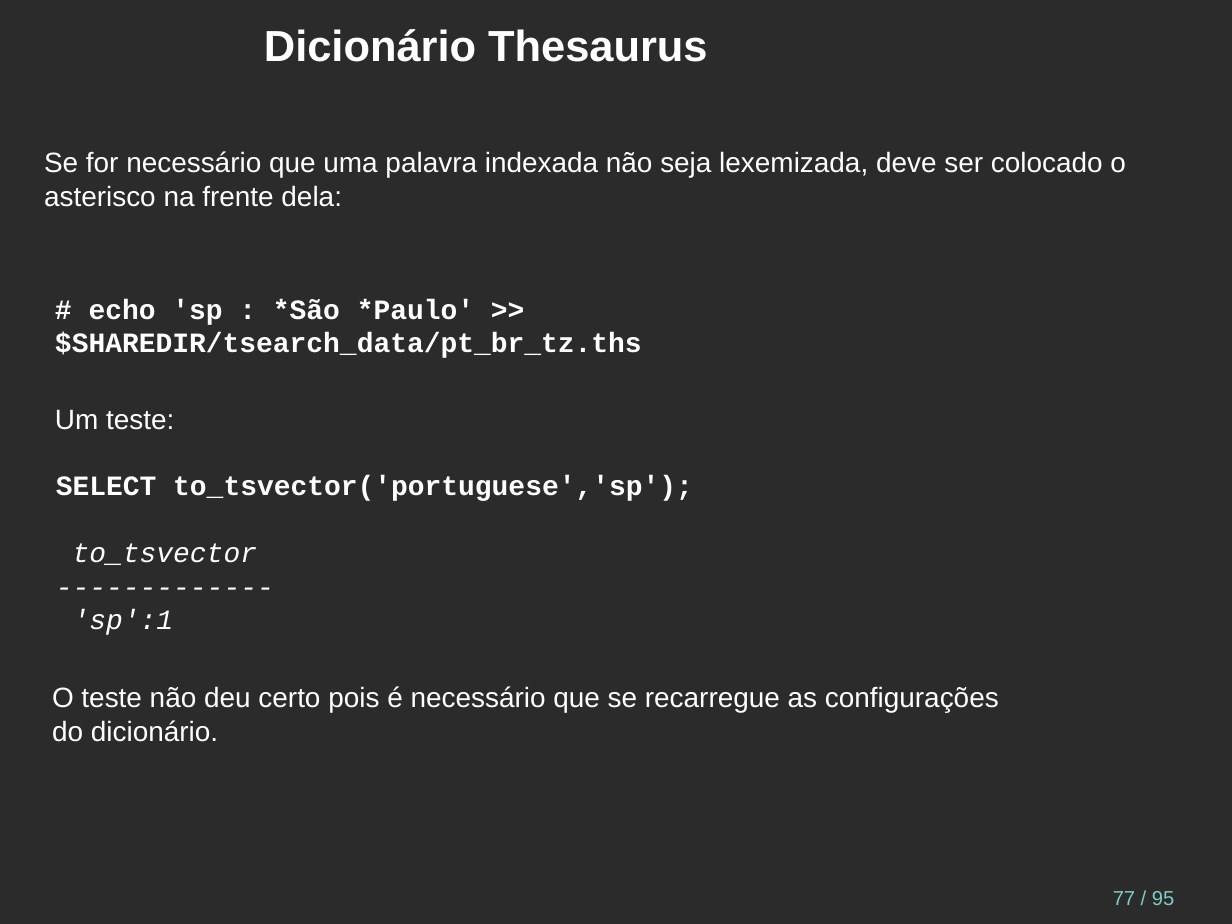
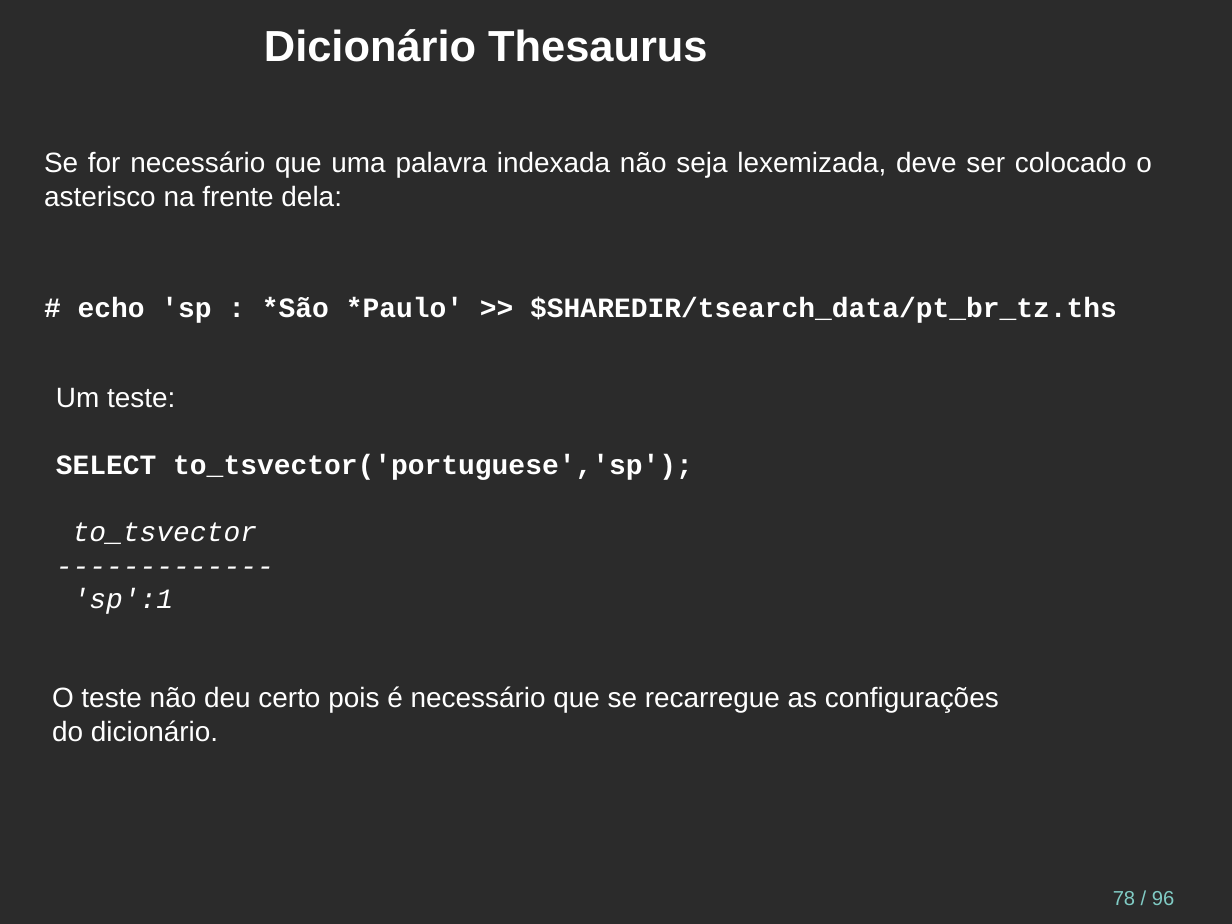
Before and after one commit to juliano777/db_fts, a slide deck: slide 78 of fts_pt-br.odp (slide 77 before the commit). Drawn at 1232x924 pixels with LibreOffice and Linux fonts; fonts in the diff are those of the drawing; background and template pictures are left out; a plain dark background stands for a picture behind light text. Boxes give left, top, right and bottom in pixels: in the first picture for what was removed or moved away, otherwise in the second. Text is boxed around its words. In the diff, an @@ line names an element or a change of style, - is before the commit and + after.

```diff
--- a/fts_pt-br.odp
+++ b/fts_pt-br.odp
@@ text at (44, 151, 1152, 207): alignment left to justified @@
@@ text removed at (55, 299, 642, 358) @@
-# echo 'sp : *São *Paulo' >> $SHAREDIR/tsearch_data/pt_br_tz.ths
@@ text at (78, 297, 1117, 323): paragraph added @@
+# echo 'sp : *São *Paulo' >> $SHAREDIR/tsearch_data/pt_br_tz.ths
@@ text "Um teste:": place and size @@
-text "Um teste:" at (56, 475, 693, 635)
+text "Um teste:" at (56, 387, 693, 614)
@@ text at (56, 387, 175, 408): paragraph added @@
+Um teste:
@@ text removed at (55, 409, 174, 430) @@
-Um teste:
@@ page number at (1113, 891, 1174, 905): text changed @@
-77 / 95
+78 / 96
```
Also in this commit, not shown: 8 other slides changed, 2 slides added, 1 slide removed.
